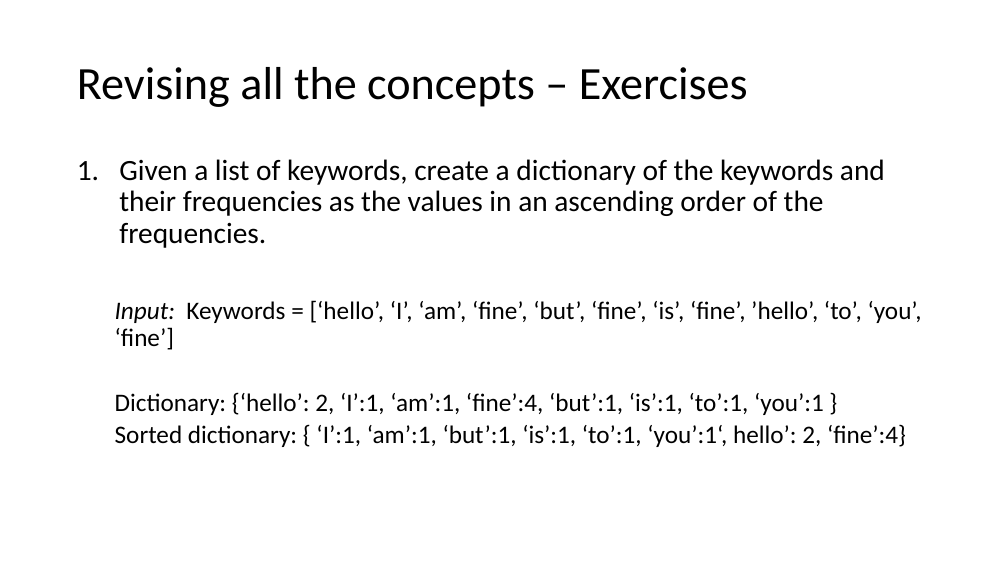
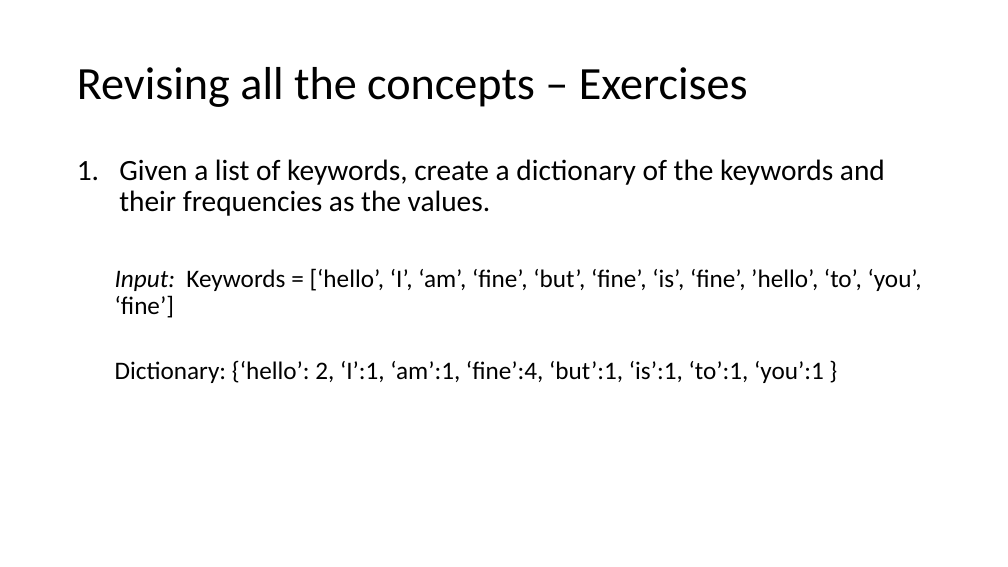
Before and after one commit to predictivemodeling/predictivemodeling.github.io, a slide deck: slide 52 of Lectures/Lecture-1.pptx. Drawn at 1008x567 pixels with LibreOffice and Linux fonts; fonts in the diff are those of the drawing. Boxes give left, top, right and bottom in pixels: in the first picture for what was removed or moved away, otherwise in the second. Text is boxed around its words. In the diff, an @@ line names an element or a change of style, - is before the commit and + after.

```diff
--- a/Lectures/Lecture-1.pptx
+++ b/Lectures/Lecture-1.pptx
@@ text at [119, 159, 885, 216]: text changed @@
-1. Given a list of keywords, create a dictionary of the keywords and their frequencies as the values in an ascending order of the frequencies.
+1. Given a list of keywords, create a dictionary of the keywords and their frequencies as the values.
@@ text at [115, 424, 906, 447]: paragraph removed @@
-  Sorted dictionary: { ‘I’:1, ‘am’:1, ‘but’:1, ‘is’:1, ‘to’:1, ‘you’:1‘, hello’: 2, ‘fine’:4}
```
Also in this commit, not shown: 2 other slides changed, 3 slides removed.
